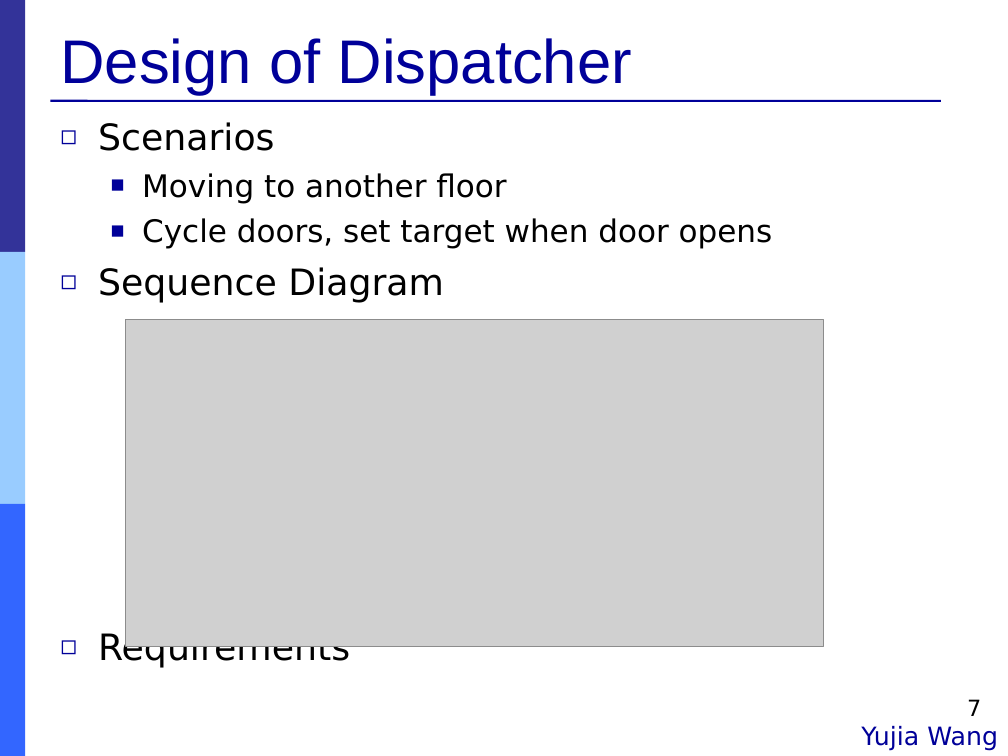
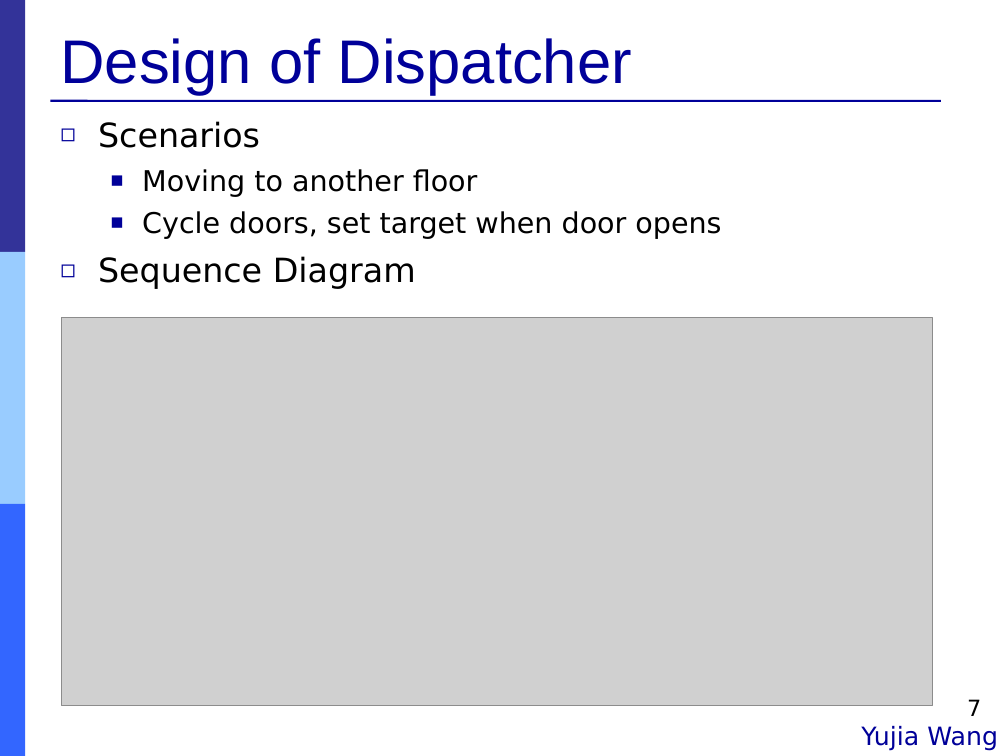
Before and after one commit to Muliang/18649, a slide deck: slide 7 of logs/09_mid_pres.ppt. Drawn at 1008x756 pixels with LibreOffice and Linux fonts; fonts in the diff are those of the drawing; grey boxes stand for pictures. Boxes give left, top, right and bottom in pixels: in the first picture for what was removed or moved away, otherwise in the second. Text is boxed around its words. In the diff, an @@ line names an element or a change of style, - is before the commit and + after.

```diff
--- a/logs/09_mid_pres.ppt
+++ b/logs/09_mid_pres.ppt
@@ text "Scenarios" at (x1=98, y1=121, x2=721, y2=289): size 25.9 to 23.8 pt in "Scenarios", "Sequence Diagram", "Requirements"; size 22.2 to 20.4 pt in "Moving to another floor", "Cycle doors, set target when door opens" @@
@@ picture resized from (x1=126, y1=320, x2=824, y2=647) to (x1=61, y1=318, x2=932, y2=706) @@
```
Also in this commit, not shown: 8 other slides changed.
